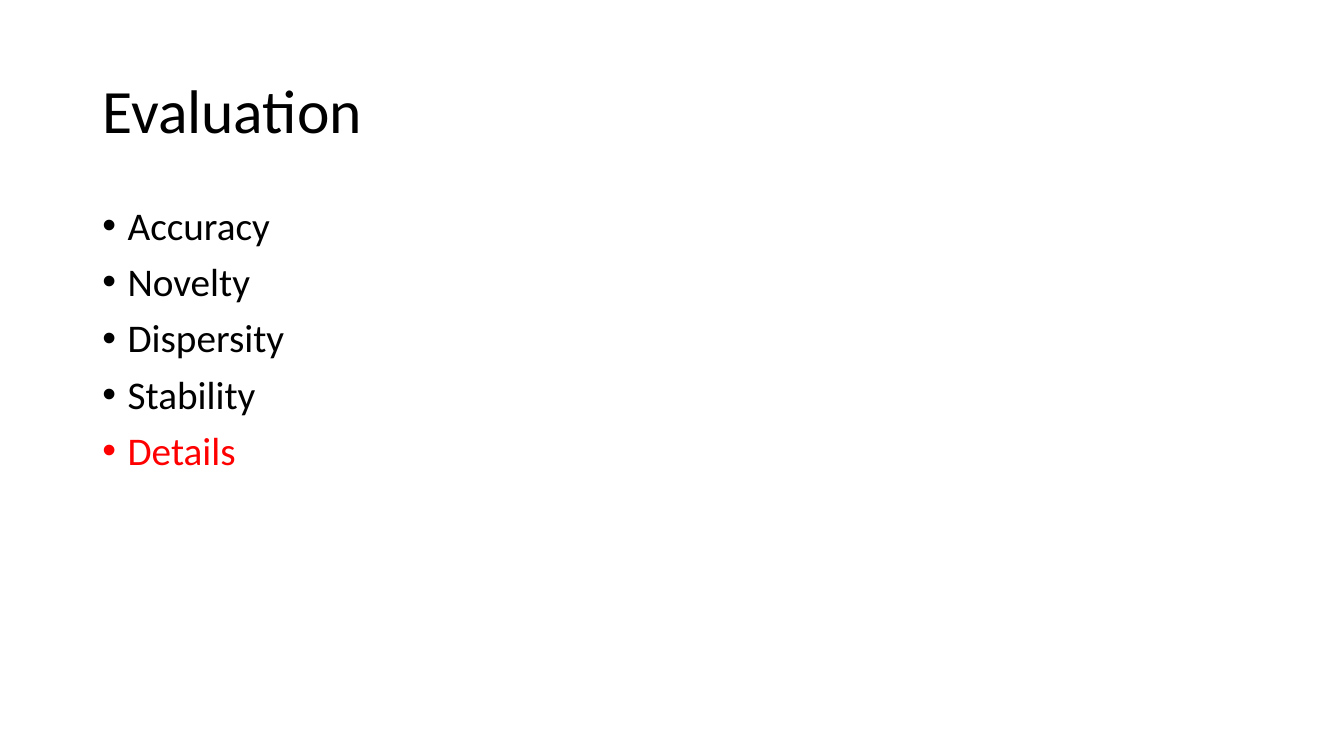
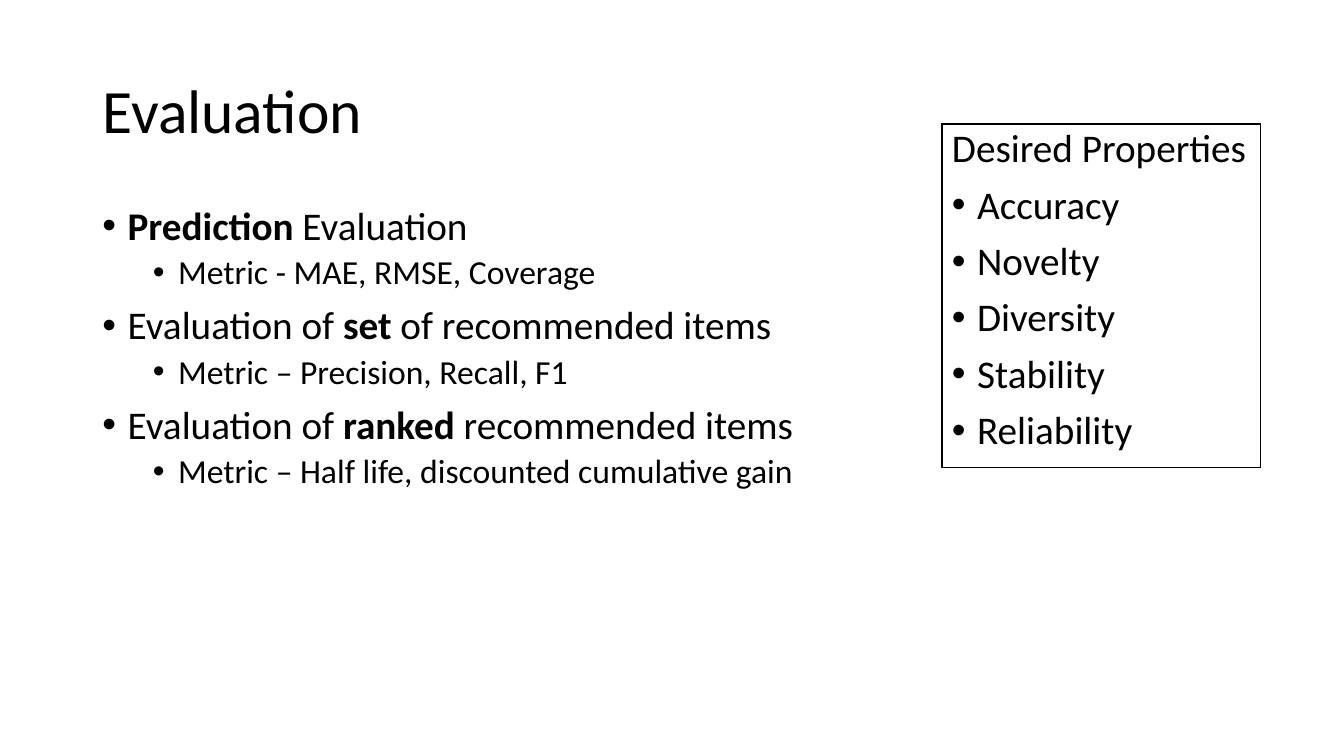
Before and after one commit to DibyamAgrawal/RS-ppt, a slide deck: slide 16 of summer_Basics of RS.pptx (slide 12 before the commit). Drawn at 1344x756 pixels with LibreOffice and Linux fonts; fonts in the diff are those of the drawing. Boxes give left, top, right and bottom in pixels: in the first picture for what was removed or moved away, otherwise in the second. Text is boxed around its words. In the diff, an @@ line names an element or a change of style, - is before the commit and + after.

Commit message:
paper 1 half done

```diff
--- a/summer_Basics of RS.pptx
+++ b/summer_Basics of RS.pptx
@@ rectangle added at [942,124,1260,468], fill #FFFFFF, outline #000000 1 pt, 28 pt, text #000000 @@
+Desired Properties
+• Accuracy
+• Novelty
+• Diversity
+• Stability
+• Reliability
@@ text at [128,212,793,489]: text changed; size 28 to 24 pt @@
-• Accuracy
-• Novelty
-• Dispersity
-• Stability
-• Details
+• Prediction Evaluation
+  • Metric - MAE, RMSE, Coverage
+• Evaluation of set of recommended items
+  • Metric – Precision, Recall, F1
+• Evaluation of ranked recommended items
+  • Metric – Half life, discounted cumulative gain
```
Also in this commit, not shown: 3 other slides changed, 5 slides added, 10 other files.
